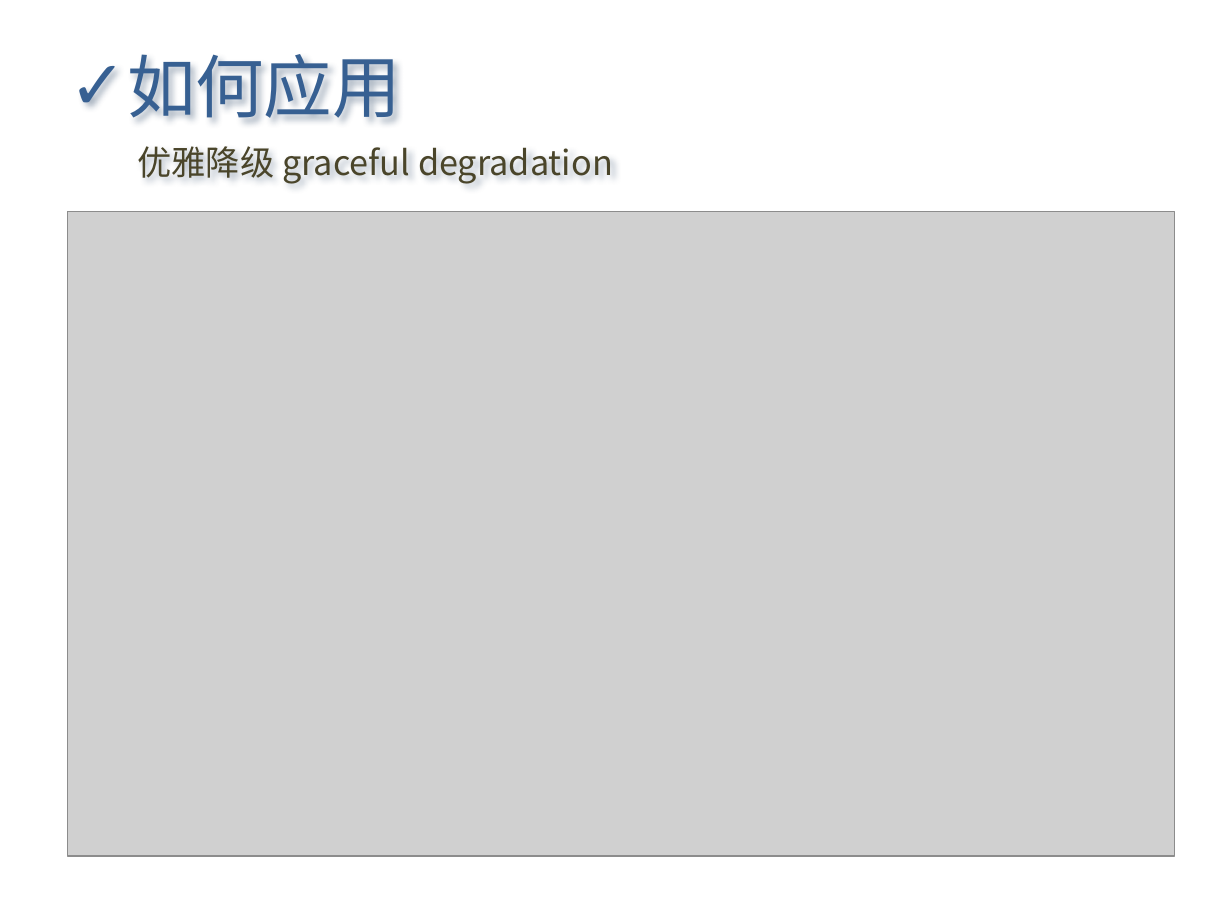
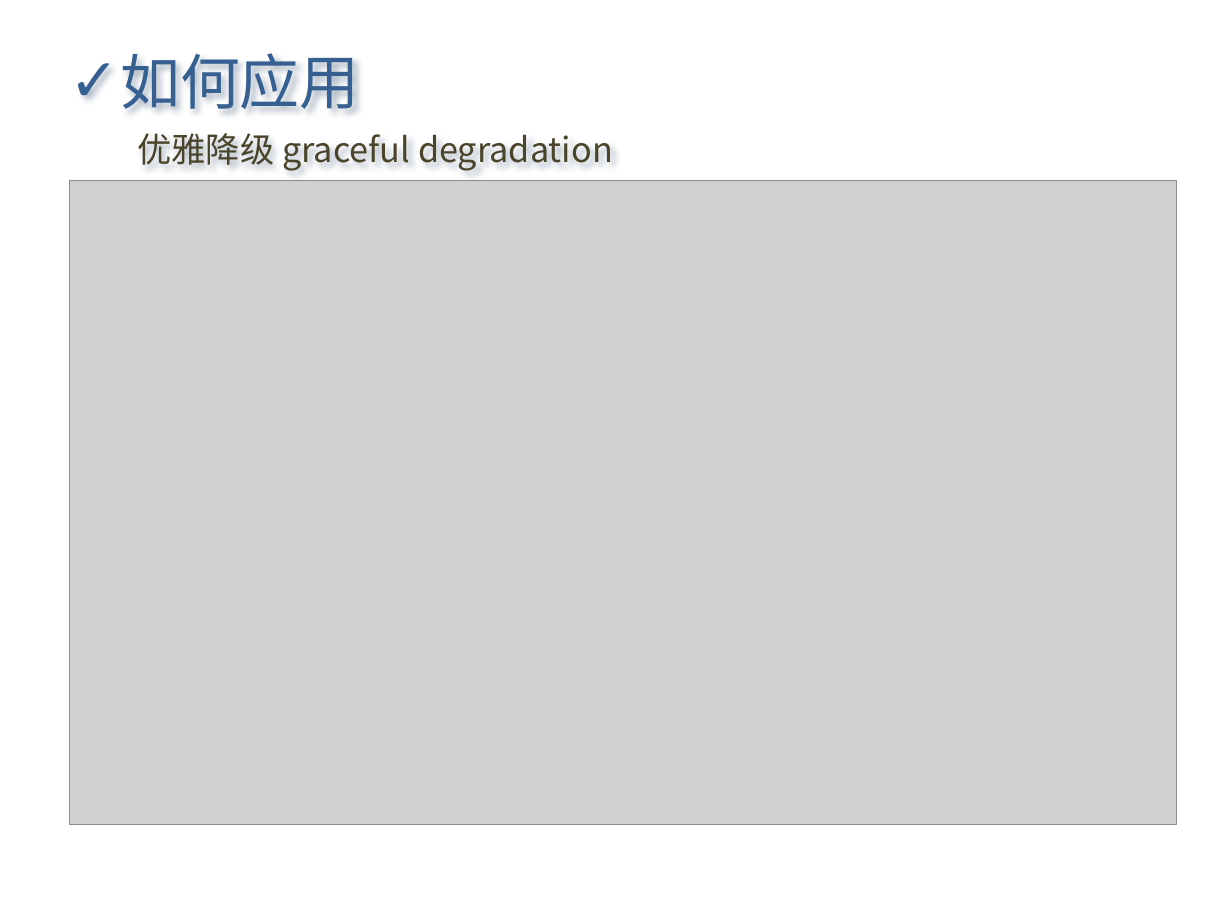
Before and after one commit to Letractively/feng33, a slide deck: slide 16 of ppt/css3知多少2011-06-23.pptx (slide 12 before the commit). Drawn at 1232x924 pixels with LibreOffice and Linux fonts; fonts in the diff are those of the drawing; grey boxes stand for pictures. Boxes give left, top, right and bottom in pixels: in the first picture for what was removed or moved away, otherwise in the second. Text is boxed around its words. In the diff, an @@ line names an element or a change of style, - is before the commit and + after.

```diff
--- a/ppt/css3知多少2011-06-23.pptx
+++ b/ppt/css3知多少2011-06-23.pptx
@@ text "如何应用" at <box>120,53,360,109</box>: size 40 to 35 pt @@
@@ text "优雅降级 graceful degradation": place and size @@
-text "优雅降级 graceful degradation" at <box>137,146,613,184</box>
+text "优雅降级 graceful degradation" at <box>137,133,613,171</box>
@@ picture: place and size @@
-picture at <box>68,212,1174,856</box>
+picture at <box>70,181,1177,825</box>
```
Also in this commit, not shown: 11 other slides changed, 6 slides added, 1 slide removed, 37 other files.
